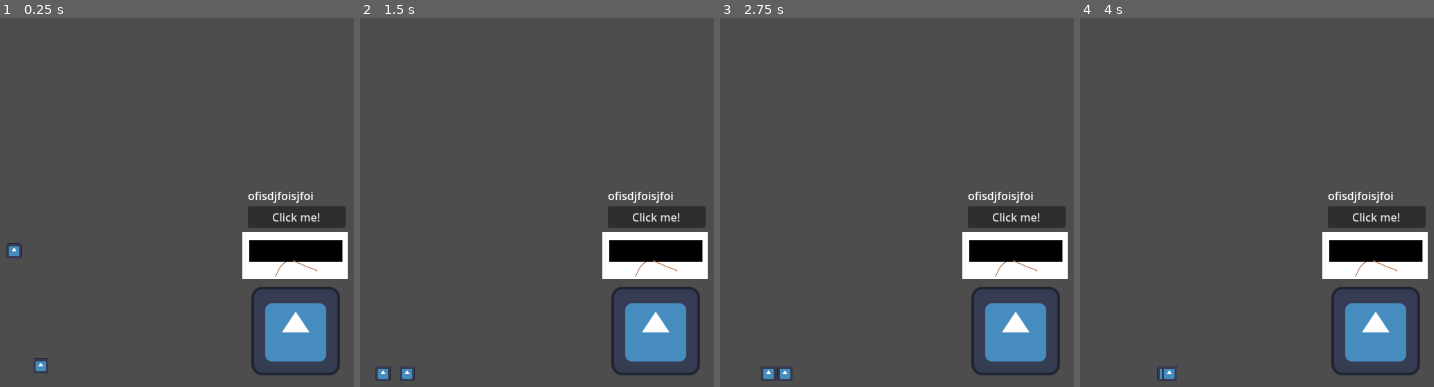
Above: before the commit, frames 1-4 (left to right).
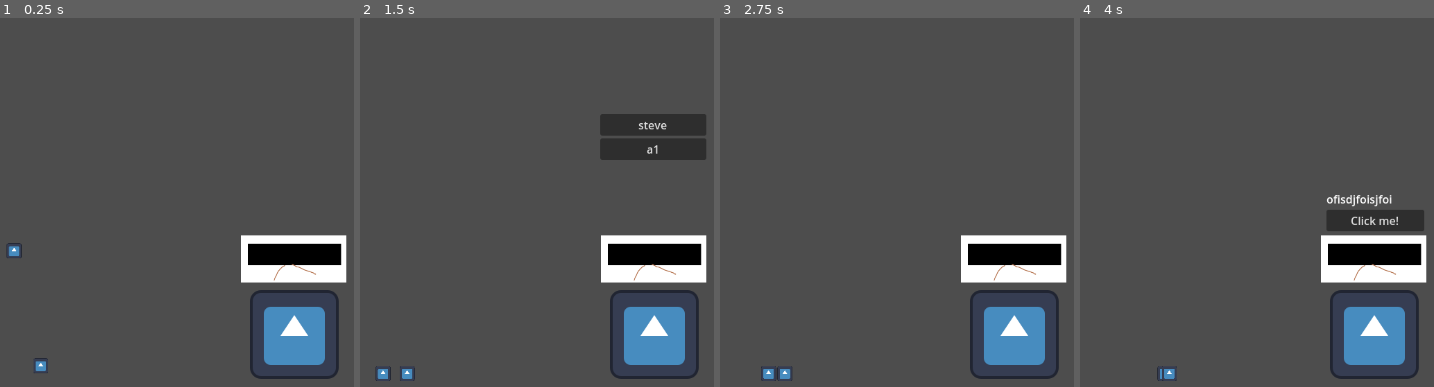
Above: after the commit, the same moments.

Repository: project-noon/Lockdown
Game: Godot game, scene res://world.tscn
The game is run twice, just before and just after one commit, with the same random seed, the same clock (stepped at 60 frames per second) and the same inputs. The engine's default icon, where the game draws it, is replaced by a stand-in: a white triangle on a blue panel in a dark square.
Inputs (mouse positions are in pixels of both pictures, inside the frame that each line leads up to):
- Up to frame 1 (0.25 s): no input
- Up to frame 2 (1.5 s): click (657, 217) at 0.5 s, where only the run before the commit has a clickable "Click me!"; click "Click me!" at 1.25 s
- Up to frame 3 (2.75 s): click (1013, 125) at 2 s, where only the run after the commit has a clickable "steve"
- Up to frame 4 (4 s): click (1377, 217) at 2.75 s, where only the run before the commit has a clickable "Click me!"; tap Enter at 3.5 s; move the mouse to (1150, 372) at 3.52 s; right-click (1150, 372) at 3.6 s

The runs differ from the first frame. In frame 1, 4.8% of the frame differs, in the area x 68-99%, y 47-98%; in frame 2, 8.2%, in the area x 67-99%, y 26-98%; in frame 3, 4.8%; in frame 4, 4.3%.

Commit message:
coded most of breathtaking

Diff:
--- a/breathtaking.gd
+++ b/breathtaking.gd
@@ -4,18 +4,34 @@
 
 # Called when the node enters the scene tree for the first time.
 func _ready():
+	super()
 	pass # Replace with function body.
 
 
 # Called every frame. 'delta' is the elapsed time since the previous frame.
 func _process(delta):
 	#super._process(delta)
+	super(delta)
 	pass
 
 func _physics_process(delta):
+	#super(delta)
 	#super._physics_process(delta)
 
+	if deathTimer.is_stopped():
+		for body in effectArea.get_overlapping_bodies():
+			if body is Controllable:
+				deathTimer.start(5)
 
-	for body in effectArea.get_overlapping_bodies():
-		if body is Controllable:
-			print("aaaaaaaaaaaaaaaaaa")
+
+
+func _on_death_timer_timeout() -> void:
+	var deathRoll = randi_range(1, 20)
+
+	print(deathRoll)
+	if deathRoll < 10:
+		for body in effectArea.get_overlapping_bodies():
+			if body is Controllable:
+				body.die()
+
+	pass # Replace with function body.
--- a/breathtaking.tscn
+++ b/breathtaking.tscn
@@ -3,7 +3,12 @@
 [ext_resource type="PackedScene" uid="uid://b17tc4inueknq" path="res://machine.tscn" id="1_2oksa"]
 [ext_resource type="Script" path="res://breathtaking.gd" id="2_efvu2"]
 
-[node name="Node2D" instance=ExtResource("1_2oksa")]
+[node name="breathtaking" instance=ExtResource("1_2oksa")]
 script = ExtResource("2_efvu2")
 
+[node name="Area2D" parent="." index="1"]
+collision_mask = 3
+
 [node name="deathTimer" type="Timer" parent="." index="9"]
+
+[connection signal="timeout" from="deathTimer" to="." method="_on_death_timer_timeout"]
--- a/p_1.gd
+++ b/p_1.gd
@@ -4,6 +4,7 @@
 
 
 @onready var selected_sprite := $SelectedSprite
+@onready var sprite := $Sprite2D
 var goal: Vector2
 var goal_original: Vector2
 var previous_goal: Vector2
@@ -12,6 +13,7 @@
 var meander = true
 @onready var area := $Area2D
 @export var control_name = ""
+var dead:= false
 
 func change_goal(new_goal: Vector2):
 	previous_goal = goal
@@ -38,9 +40,10 @@
 		velocity = Vector2(0,0)
 		#agent.target_position = position + Vector2(randf_range(-10,10),randf_range(-10,10))
 	else:
-		var dest = goal
-		var dir = dest - position
-		velocity.x += dir.normalized().x * delta * 50
+		if not dead:
+			var dest = goal
+			var dir = dest - position
+			velocity.x += dir.normalized().x * delta * 50
 		#move_toward(position,agent.get_next_path_position(),delta)
 		#position.x = move_toward(position.x,dest.x,delta*100)
 		#position.y = move_toward(position.y,dest.y,delta*100)
@@ -65,8 +68,13 @@
 	pass # Replace with function body.
 
 func die():
-	World.controllable.erase(self)
-	queue_free()
+	#World.controllable.erase(self)
+	#queue_free()
+	dead = true
+	sprite.rotate(rad_to_deg(90))
+
+
+	pass
 
 
 func _on_meander_timer_timeout():
@@ -76,7 +84,7 @@
 	for body in area.get_overlapping_areas():
 		if body.get_parent() is Machine:
 			overlappingMachine = true
-	if meander and not overlappingMachine:
+	if meander and not overlappingMachine and not dead:
 		if abs(position.x - goal.x) < 5:
 			var prop_goal = position + Vector2(randf_range(-50,50),randf_range(-10,10))
 			#var difference_x = prop_goal.x - goal_original.x
--- a/world.tscn
+++ b/world.tscn
@@ -27,5 +27,5 @@
 position = Vector2(-23.5, 345)
 shape = SubResource("RectangleShape2D_ct65u")
 
-[node name="Node2D" parent="." instance=ExtResource("3_sb2wn")]
-position = Vector2(292, 127)
+[node name="breathtaking" parent="." instance=ExtResource("3_sb2wn")]
+position = Vector2(290, 132)
